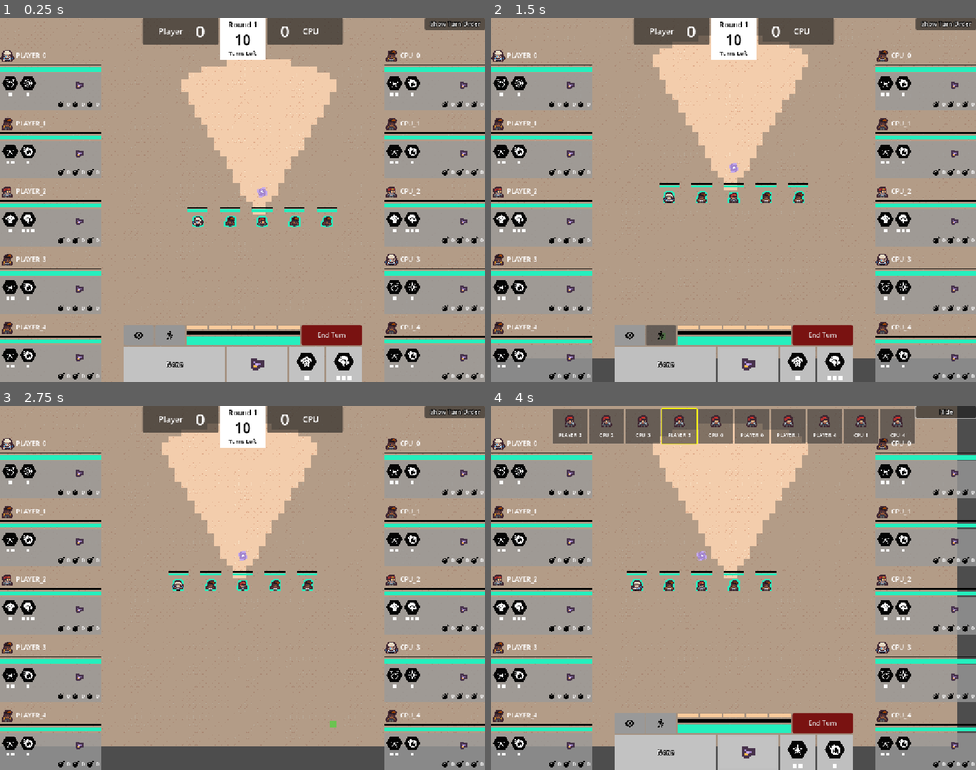
Above: before the commit, frames 1-4 (two rows, left to right).
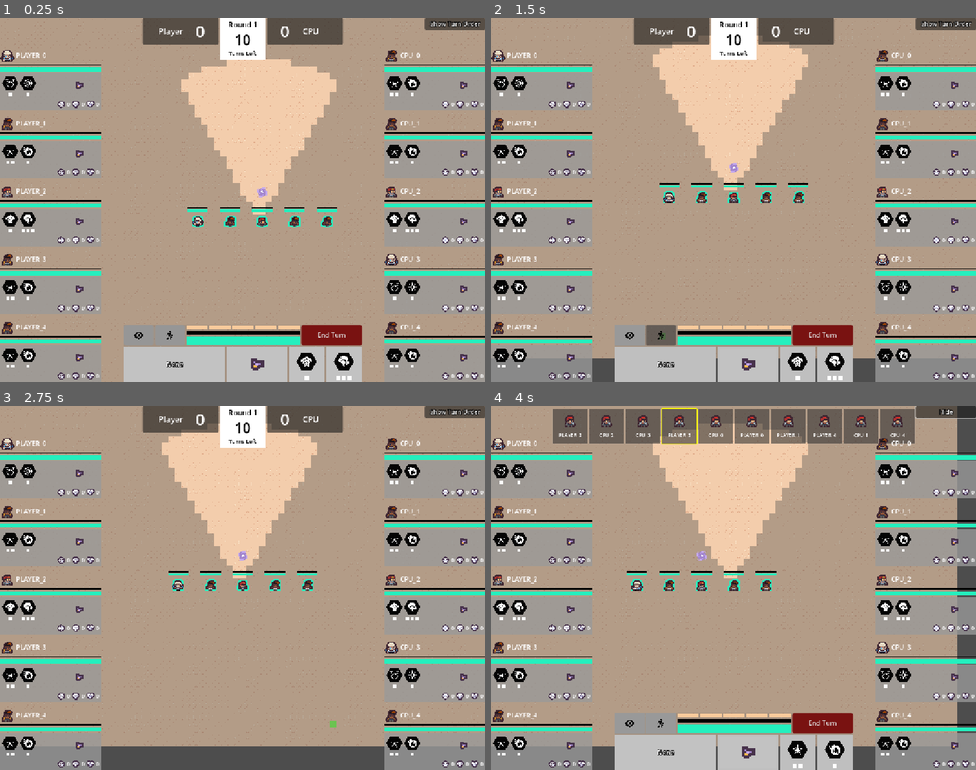
Above: after the commit, the same moments.

Repository: david8zhang/valorant-team-manager-godot
Game: Godot game, scene res://scenes/GameRound.tscn
The game is run twice, just before and just after one commit, with the same random seed, the same clock (stepped at 60 frames per second) and the same inputs.
Inputs (mouse positions are in pixels of both pictures, inside the frame that each line leads up to):
- Up to frame 1 (0.25 s): no input
- Up to frame 2 (1.5 s): click (626, 334) at 0.5 s; click (660, 334) at 1.25 s
- Up to frame 3 (2.75 s): click "End Turn" at 2 s
- Up to frame 4 (4 s): click "Show Turn Order" at 2.75 s; click "None" at 3.5 s

The runs differ from the first frame. In frame 1, 0.7% of the frame differs, in the area x 11-99%, y 22-100%; in frame 2, 0.7%; in frame 3, 0.7%; in frame 4, 0.7%.

Commit message:
update some icons, added pistol icon assets

Diff:
--- a/codebase/prefabs/AgentStatus.tscn
+++ b/codebase/prefabs/AgentStatus.tscn
@@ -9,6 +9,9 @@
 [ext_resource type="Texture2D" uid="uid://7pdwea6dt72o" path="res://assets/placeholder/bomb-solid-full.svg" id="5_d1d8l"]
 [ext_resource type="Texture2D" uid="uid://bw87xas1a5usf" path="res://assets/placeholder/vandal_ingame.png" id="5_mjuwj"]
 [ext_resource type="StyleBox" uid="uid://catg2lupwuxlc" path="res://prefabs/AgentStatusPanelBG.tres" id="6_y7sud"]
+[ext_resource type="Texture2D" uid="uid://vqn7b5cqbwtq" path="res://assets/icons/kills.png" id="10_3pplx"]
+[ext_resource type="Texture2D" uid="uid://dyp2qmtnhr1fv" path="res://assets/icons/deaths.png" id="11_bgwlc"]
+[ext_resource type="Texture2D" uid="uid://bxub1o8hrkamg" path="res://assets/icons/assists.png" id="12_t8we2"]
 
 [sub_resource type="StyleBoxFlat" id="StyleBoxFlat_qsf7e"]
 bg_color = Color(0.6, 0.6, 0.6, 0)
@@ -132,7 +135,7 @@
 [node name="TextureRect" type="TextureRect" parent="VBoxContainer/PanelContainer/MarginContainer/VBoxContainer/HBoxContainer3/HBoxContainer"]
 custom_minimum_size = Vector2(10, 10)
 layout_mode = 2
-texture = ExtResource("5_d1d8l")
+texture = ExtResource("10_3pplx")
 expand_mode = 3
 stretch_mode = 5
 
@@ -147,7 +150,7 @@
 [node name="TextureRect" type="TextureRect" parent="VBoxContainer/PanelContainer/MarginContainer/VBoxContainer/HBoxContainer3/HBoxContainer2"]
 custom_minimum_size = Vector2(10, 10)
 layout_mode = 2
-texture = ExtResource("5_d1d8l")
+texture = ExtResource("11_bgwlc")
 expand_mode = 3
 stretch_mode = 5
 
@@ -162,7 +165,7 @@
 [node name="TextureRect" type="TextureRect" parent="VBoxContainer/PanelContainer/MarginContainer/VBoxContainer/HBoxContainer3/HBoxContainer3"]
 custom_minimum_size = Vector2(10, 10)
 layout_mode = 2
-texture = ExtResource("5_d1d8l")
+texture = ExtResource("12_t8we2")
 expand_mode = 3
 stretch_mode = 5
 
--- a/codebase/prefabs/BuyMenu.tscn
+++ b/codebase/prefabs/BuyMenu.tscn
@@ -1,10 +1,14 @@
-[gd_scene load_steps=6 format=3 uid="uid://bj7jqevcv2wem"]
+[gd_scene load_steps=10 format=3 uid="uid://bj7jqevcv2wem"]
 
 [ext_resource type="Script" uid="uid://62jjydbsvanb" path="res://scripts/BuyMenu.gd" id="1_3ejf4"]
 [ext_resource type="PackedScene" uid="uid://c3hk0br2pjrhf" path="res://prefabs/AgentBuyMenu.tscn" id="1_mtvm6"]
 [ext_resource type="StyleBox" uid="uid://k2ihmpstyn38" path="res://prefabs/BuyMenuWeaponHeader.tres" id="2_4kfsn"]
 [ext_resource type="Texture2D" uid="uid://7x7bah3df7vw" path="res://assets/placeholder/vandal.png" id="5_0yq0h"]
+[ext_resource type="Texture2D" uid="uid://bg2tfiudtfaco" path="res://assets/weapons/classic-icon.png" id="5_3ejf4"]
 [ext_resource type="PackedScene" uid="uid://bxqir2xgtiyhh" path="res://prefabs/GunBuyMenuOption.tscn" id="6_3ejf4"]
+[ext_resource type="Texture2D" uid="uid://cqidb1r7x7qso" path="res://assets/weapons/frenzy-icon.png" id="6_8iy0v"]
+[ext_resource type="Texture2D" uid="uid://cfrdl43me47qn" path="res://assets/weapons/ghost.png" id="7_dpjfq"]
+[ext_resource type="Texture2D" uid="uid://ca47wqd6c6mey" path="res://assets/weapons/sheriff.png" id="8_rm2ea"]
 
 [node name="BuyMenu" type="Control"]
 layout_mode = 3
@@ -113,21 +117,25 @@
 layout_mode = 2
 size_flags_vertical = 3
 gun_name = "Classic"
+texture = ExtResource("5_3ejf4")
 
 [node name="Frenzy" parent="PanelContainer/VBoxContainer/HBoxContainer/VBoxContainer2/GridContainer/Sidearms" instance=ExtResource("6_3ejf4")]
 layout_mode = 2
 size_flags_vertical = 3
 gun_name = "Frenzy"
+texture = ExtResource("6_8iy0v")
 
 [node name="Ghost" parent="PanelContainer/VBoxContainer/HBoxContainer/VBoxContainer2/GridContainer/Sidearms" instance=ExtResource("6_3ejf4")]
 layout_mode = 2
 size_flags_vertical = 3
 gun_name = "Ghost"
+texture = ExtResource("7_dpjfq")
 
 [node name="Sheriff" parent="PanelContainer/VBoxContainer/HBoxContainer/VBoxContainer2/GridContainer/Sidearms" instance=ExtResource("6_3ejf4")]
 layout_mode = 2
 size_flags_vertical = 3
 gun_name = "Sheriff"
+texture = ExtResource("8_rm2ea")
 
 [node name="Col2Weapons" type="VBoxContainer" parent="PanelContainer/VBoxContainer/HBoxContainer/VBoxContainer2/GridContainer"]
 layout_mode = 2
--- a/codebase/prefabs/GunBuyMenuOption.tscn
+++ b/codebase/prefabs/GunBuyMenuOption.tscn
@@ -50,6 +50,7 @@
 texture = ExtResource("1_3ub3c")
 expand_mode = 3
 stretch_mode = 5
+flip_h = true
 
 [node name="HBoxContainer" type="HBoxContainer" parent="MarginContainer/VBoxContainer"]
 layout_mode = 2
--- a/codebase/scripts/AgentController.gd
+++ b/codebase/scripts/AgentController.gd
@@ -86,16 +86,16 @@
 	curr_action_state = new_action_state
 
 func _process(_delta):
-	if game_round.curr_turn_side == GameRound.Side.PLAYER and !is_hovering_action_menu:
+	if game_round.curr_turn_side == GameRound.Side.PLAYER and !is_hovering_action_menu and game_round.is_round_underway():
 		var is_defusing_or_planting = selected_agent.is_defusing or selected_agent.is_planting
 		match curr_action_state:
 			ActionState.MOVE:
 				var pos_to_move_to = game_round.map.get_world_pos_from_tile_pos(highlight_overlay.hovered_tile_pos)
 				var ap_cost_for_move = game_round.get_ap_cost_for_movement(selected_agent.global_position, pos_to_move_to)
-				highlight_overlay.is_pos_valid = ap_cost_for_move <= selected_agent.rem_action_points and !is_defusing_or_planting
+				highlight_overlay.is_pos_valid = ap_cost_for_move <= selected_agent.rem_action_points and !is_defusing_or_planting and game_round.can_move_to_pos(pos_to_move_to)
 				action_menu.preview_ap_cost(ap_cost_for_move)
 				if Input.is_action_just_pressed("mouse_left"):
-					if ap_cost_for_move <= selected_agent.rem_action_points and !is_defusing_or_planting:
+					if highlight_overlay.is_pos_valid:
 						highlight_overlay.should_update_pos = false
 						selected_agent.move_to_position(pos_to_move_to, complete_move)
 						action_menu.update_all()
--- a/codebase/scripts/BattlePreview.gd
+++ b/codebase/scripts/BattlePreview.gd
@@ -2,6 +2,8 @@
 extends PanelContainer
 
 @onready var fire_button = $MarginContainer/VBoxContainer/Fire as Button
+@onready var attacker_texture_rect = $MarginContainer/VBoxContainer/HeroPreview/Attacker as TextureRect
+@onready var defender_texture_rect = $MarginContainer/VBoxContainer/HeroPreview/Defender as TextureRect
 @onready var attacker_shields = $MarginContainer/VBoxContainer/HealthPreview/AttackerStats/AttackerShields
 @onready var attacker_health = $MarginContainer/VBoxContainer/HealthPreview/AttackerStats/AttackerHealth
 @onready var defender_shields = $MarginContainer/VBoxContainer/HealthPreview/DefenderStats/DefenderShields
@@ -18,6 +20,8 @@
 	on_fire_clicked.emit()
 
 func update_preview(attacker: Agent, defender: Agent, weapon_to_attack_with: Weapon):
+	attacker_texture_rect.texture = attacker.agent_stats.texture
+	defender_texture_rect.texture = defender.agent_stats.texture
 	attacker_shields.value = attacker.shield_bar.value
 	attacker_health.value = attacker.health_bar.value
 	defender_shields.value = defender.shield_bar.value
--- a/codebase/scripts/GameRound.gd
+++ b/codebase/scripts/GameRound.gd
@@ -373,3 +373,11 @@
 	smokes_on_field = smokes_on_field.filter(func (smoke): return smoke.turns_to_live > 0)
 	for a in player_team.agents:
 		a.update_visible_tiles()
+
+func is_round_underway():
+	var curr_phase = scoreboard.curr_phase
+	return curr_phase == Scoreboard.Phase.PRE_PLANT or curr_phase == Scoreboard.Phase.POST_PLANT
+
+func can_move_to_pos(world_pos: Vector2):
+	var tile_pos = map.get_tile_pos_from_world_pos(world_pos)
+	return map.is_tile_pos_in_bounds(tile_pos) and !map.is_tile_pos_obstructed(tile_pos)
--- a/codebase/scripts/Map.gd
+++ b/codebase/scripts/Map.gd
@@ -6,9 +6,6 @@
 @onready var site_layer := $SiteLayer as TileMapLayer
 @onready var walls_layer := $WallsLayer as TileMapLayer
 @onready var vision_layer := $VisionLayer as TileMapLayer
-
-func _ready() -> void:
-	is_tile_pos_in_bounds(Vector2(-1, -1))
 
 func move_node_to_pos(node: Node2D, x: int, y: int):
 	var world_pos = ground_layer.map_to_local(Vector2(x, y))
@@ -50,3 +47,6 @@
 	var tile_pos = ground_layer.map_to_local(tile_pos_to_hl) as Vector2
 	var rect = Rect2(tile_pos - cell_size_vec2 / 2, cell_size)
 	draw_rect(rect, color, true)
+
+func is_tile_pos_obstructed(tile_pos):
+	return walls_layer.get_cell_source_id(tile_pos) != -1
Binary file added: codebase/assets/icons/assists.png
Not shown, added: codebase/assets/icons/assists.png.import
Binary file added: codebase/assets/icons/deaths.png
Not shown, added: codebase/assets/icons/deaths.png.import
Binary file added: codebase/assets/icons/kills.png
Not shown, added: codebase/assets/icons/kills.png.import
Binary file added: codebase/assets/weapons/classic-icon.png
Not shown, added: codebase/assets/weapons/classic-icon.png.import
Binary file added: codebase/assets/weapons/frenzy-icon.png
Not shown, added: codebase/assets/weapons/frenzy-icon.png.import
Binary file added: codebase/assets/weapons/ghost.png
Not shown, added: codebase/assets/weapons/ghost.png.import
(and 12 more such lines)
